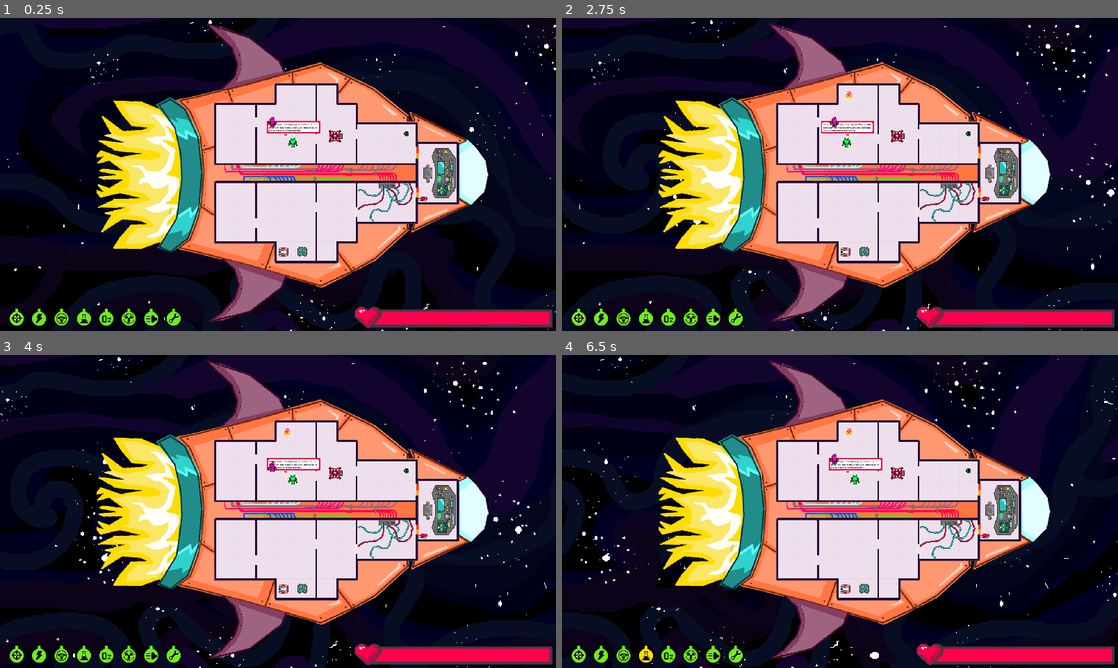
Above: before the commit, frames 1-4 (two rows, left to right).
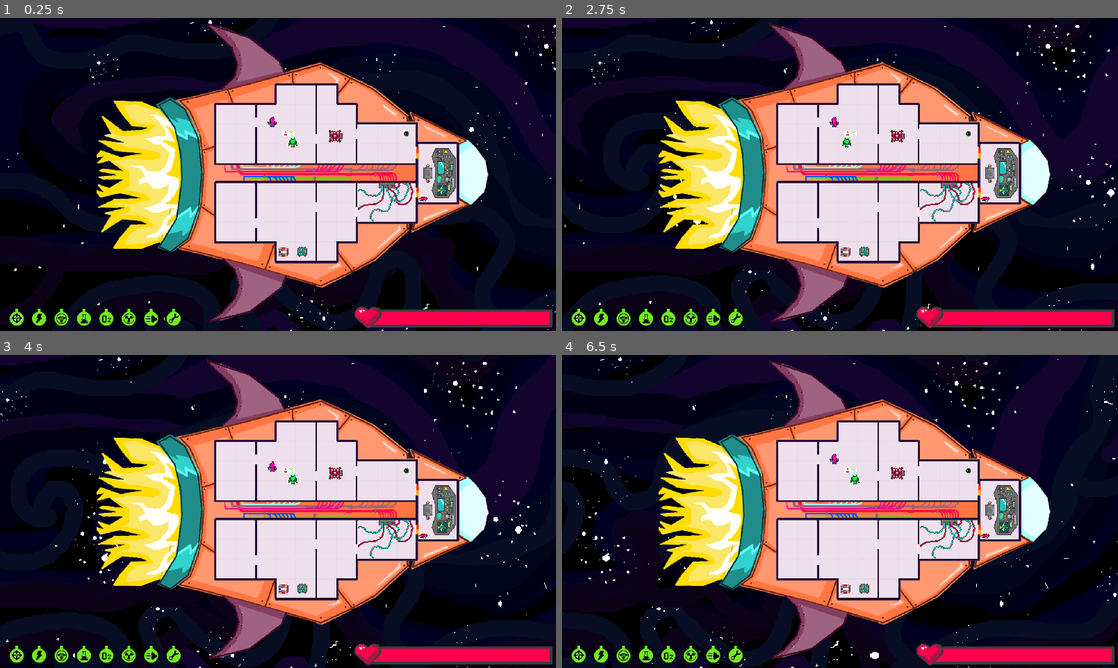
Above: after the commit, the same moments.

Repository: feargrinn/cyberiada2024
Game: Godot game, scene res://scenes/key_scenes/game.tscn
Two runs of this game, one before a commit and one after it. Both use one fixed random seed, a clock stepped at 60 frames per second and the inputs below.
Inputs:
- Up to frame 1 (0.25 s): no input
- Up to frame 2 (2.75 s): tap Enter (interact_B) at 0.5 s; tap S (A_dol) at 0.6 s; tap W (A_gora) at 1.35 s; tap A (A_lewo) at 2.1 s
- Up to frame 3 (4 s): tap D (A_prawo) at 2.85 s; tap Down (B_dol) at 3.6 s
- Up to frame 4 (6.5 s): tap Up (B_gora) at 4.35 s; tap Left (B_lewo) at 5.1 s; tap Right (B_prawo) at 5.85 s

The runs differ from the first frame. In frame 1, 0.4% of the frame differs, in the area x 48-58%, y 32-37%; in frame 2, 0.4%; in frame 3, 0.4%; in frame 4, 0.5%, in the area x 13-58%, y 23-99%.

Commit message:
poprawki ognia

Diff:
--- a/scenes/key_scenes/characterA.tscn
+++ b/scenes/key_scenes/characterA.tscn
@@ -169,6 +169,7 @@
 frame_progress = 0.297579
 
 [node name="popup" type="Sprite2D" parent="."]
+visible = false
 position = Vector2(1.35937, -32.875)
 scale = Vector2(0.311235, 0.315104)
 texture = ExtResource("3_2amcu")
--- a/scenes/key_scenes/game.tscn
+++ b/scenes/key_scenes/game.tscn
@@ -225,6 +225,7 @@
 z_index = 1
 sprite_frames = SubResource("SpriteFrames_q4mcq")
 animation = &"non-vroke"
+autoplay = "non-vroke"
 flip_h = true
 
 [node name="CollisionShape2D" type="CollisionShape2D" parent="kable"]
@@ -252,6 +253,7 @@
 position = Vector2(247.001, 263.999)
 sprite_frames = SubResource("SpriteFrames_7wbly")
 animation = &"nie pali"
+autoplay = "nie pali"
 flip_v = true
 
 [node name="gui" type="MarginContainer" parent="."]
--- a/scenes/key_scenes/ogien.gd
+++ b/scenes/key_scenes/ogien.gd
@@ -1,11 +1,11 @@
 extends Area2D
-var cycles_to_next = 1
+var cycles_to_next = 3
 
 # Called when the node enters the scene tree for the first time.
 func _ready() -> void:
 	var timer = Timer.new()
 	add_child(timer)
-	timer.start(randf_range(1,3))
+	timer.start(randf_range(3,5))
 	timer.connect("timeout", timeout)
 
 
@@ -29,7 +29,7 @@
 	print('p2',"res://textures/itemy kluczowe/gasnica.final.png")
 	#zmien niżej na gaśnice
 	if sprite and sprite.texture.resource_path == "res://textures/itemy kluczowe/gasnica.final.png":
-		print('sjkdsdfjnkdsfhjkdcjdcsnkdscjndsjkdsjnkhjkdsfjkh')
+		print('nie pali print')
 		$ogin.animation = "nie pali"
 		$"../AudioStreamPlayer2DAlarm".stop()
 		cycles_to_next += 5
